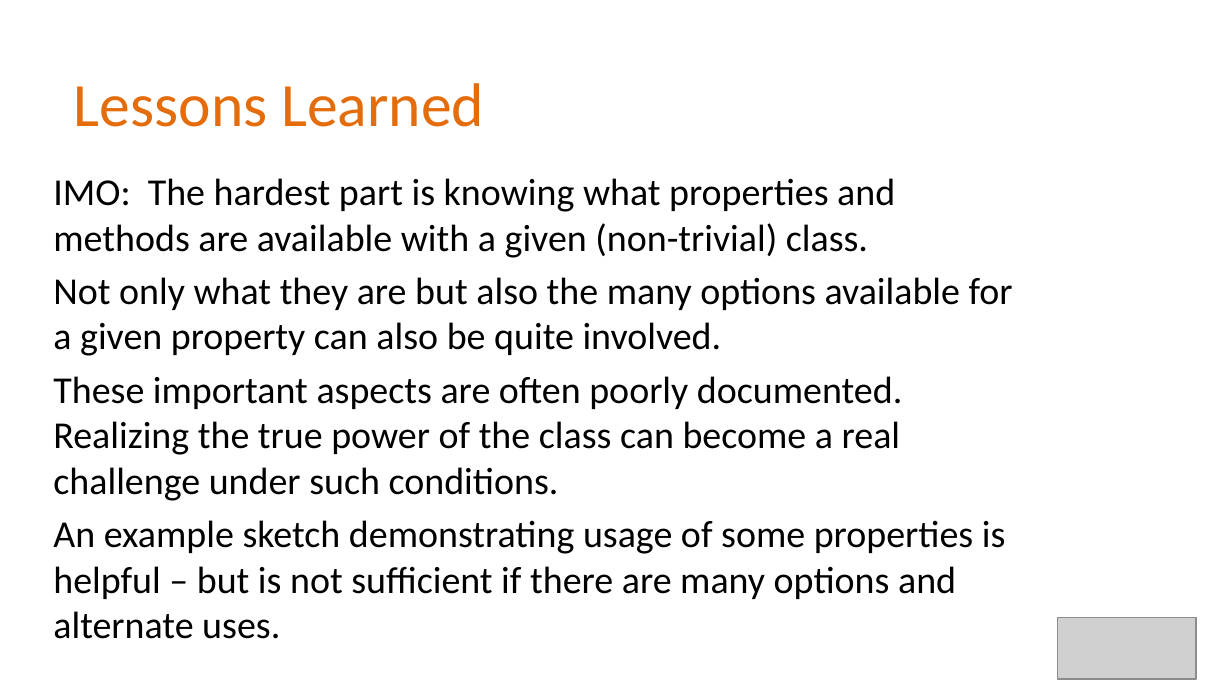
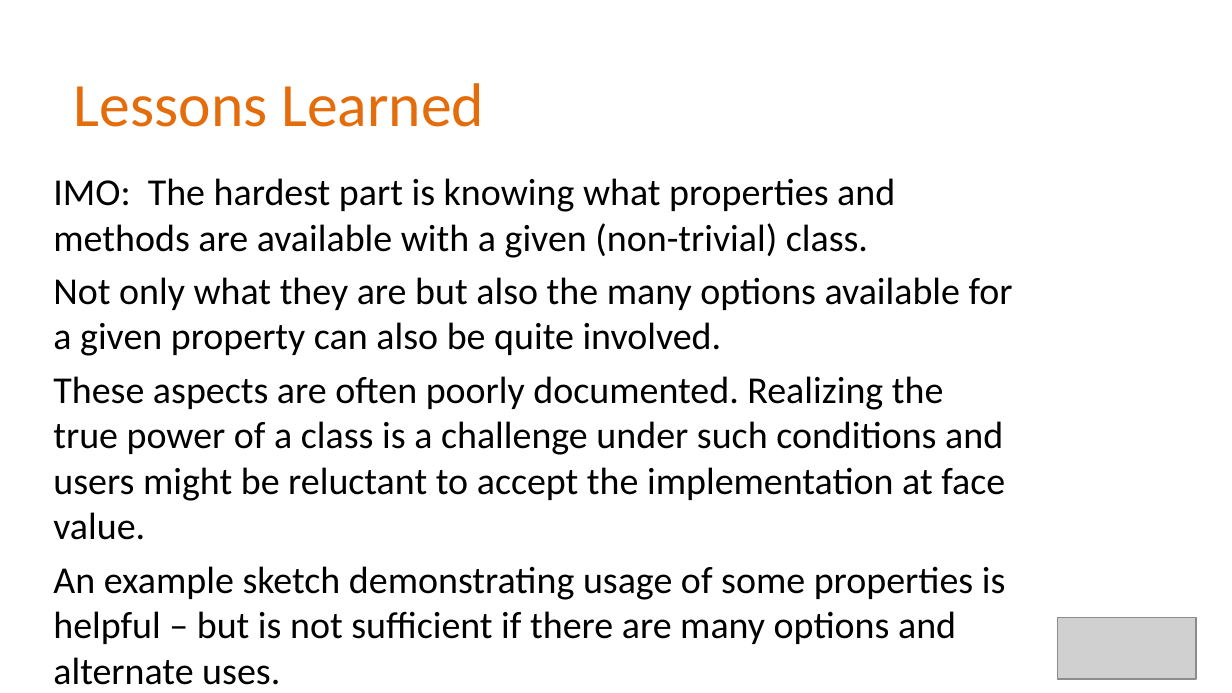
Before and after one commit to Alan-Lomax/MERG-SIG-Presentations, a slide deck: slide 21 of Part 4 - Introduction to Class Programming.pptx (slide 20 before the commit). Drawn at 1232x693 pixels with LibreOffice and Linux fonts; fonts in the diff are those of the drawing; grey boxes stand for pictures; background and template pictures are left out. Boxes give left, top, right and bottom in pixels: in the first picture for what was removed or moved away, otherwise in the second. Text is boxed around its words. In the diff, an @@ line names an element or a change of style, - is before the commit and + after.

```diff
--- a/Part 4 - Introduction to Class Programming.pptx
+++ b/Part 4 - Introduction to Class Programming.pptx
@@ text at (x1=53, y1=376, x2=1005, y2=540): text changed @@
-These important aspects are often poorly documented. Realizing the true power of the class can become a real challenge under such conditions.
+These aspects are often poorly documented. Realizing the true power of a class is a challenge under such conditions and users might be reluctant to accept the implementation at face value.
```
Also in this commit, not shown: 10 other slides changed, 5 slides added.
